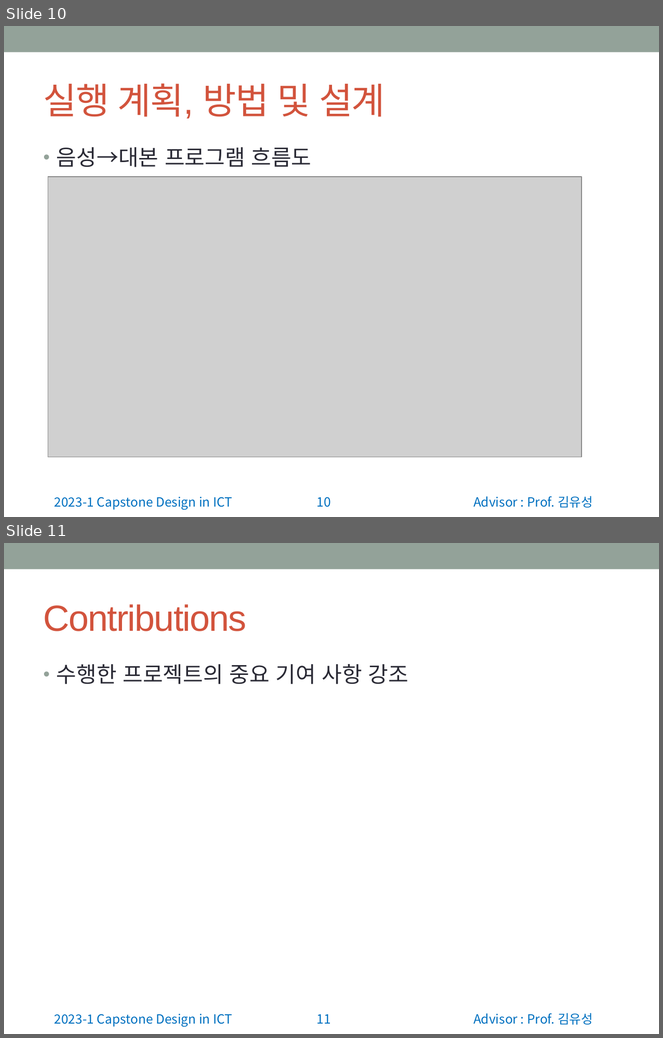
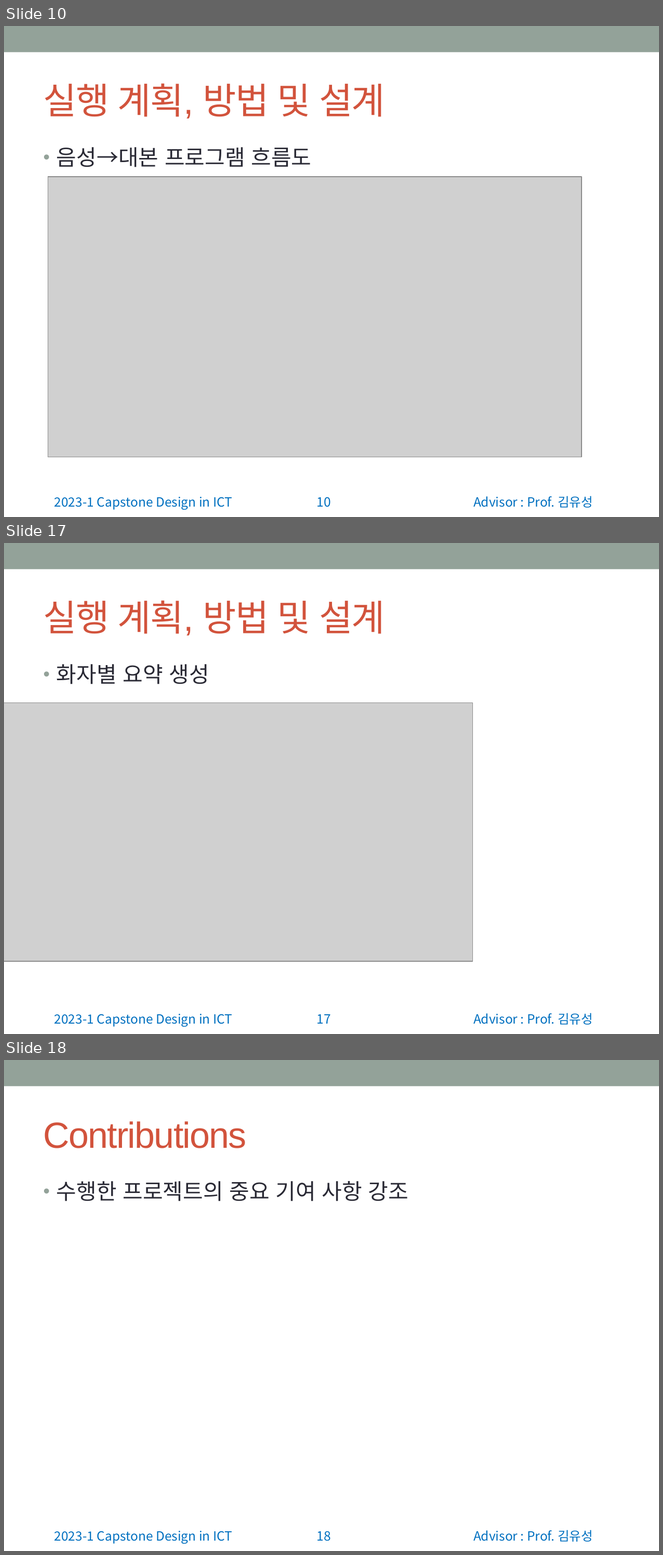
Before and after one commit to wonchul98/audio-to-summary, a slide deck: ppt/정보통신종합설계 중간발표 앞부분.pptx. Shown one above the other, each under a label of ours: slides 10 and 11 before the commit, slides 10, 17 and 18 after it; the slides between them are not shown. The pictures are 663x1038 and 663x1555 pixels, drawn with LibreOffice and Linux fonts; fonts in the diff are those of the drawing; grey boxes stand for pictures. Boxes give left, top, right and bottom in pixels: in the first picture for what was removed or moved away, otherwise in the second. Text is boxed around its words. In the diff, an @@ line names an element or a change of style, - is before the commit and + after.

```diff
--- a/ppt/정보통신종합설계 중간발표 앞부분.pptx
+++ b/ppt/정보통신종합설계 중간발표 앞부분.pptx
@@ slide 17 added at [4, 543, 659, 1034], background #FFFFFF; not listed: 4 template elements that a slide beside it also shows @@
@@ title added at [44, 600, 385, 636], 40 pt, text #D2533C @@
+실행 계획, 방법 및 설계
@@ text added at [57, 664, 209, 684], 24 pt, text #292934 @@
+• 화자별 요약 생성
@@ picture added at [4, 703, 473, 962] @@
@@ what was slide 11 is now slide 18 @@
@@ page number at [317, 1532, 331, 1542]: text changed @@
-11
+18
```
Also in this commit, not shown: 4 slides changed, 6 other slides added, 2 other files.
